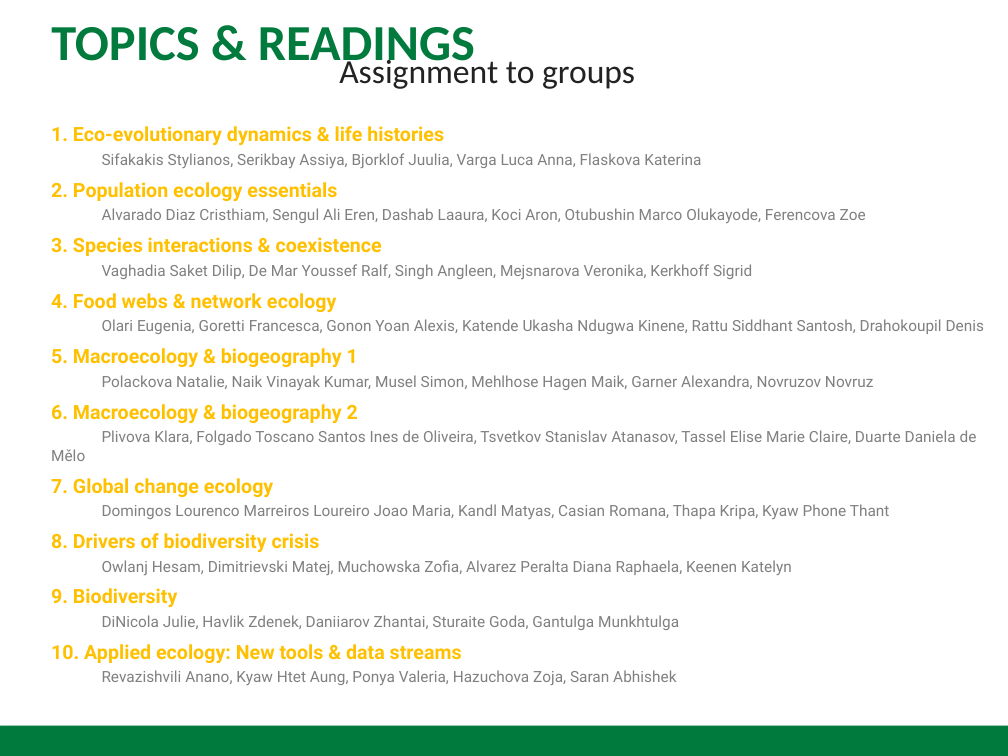
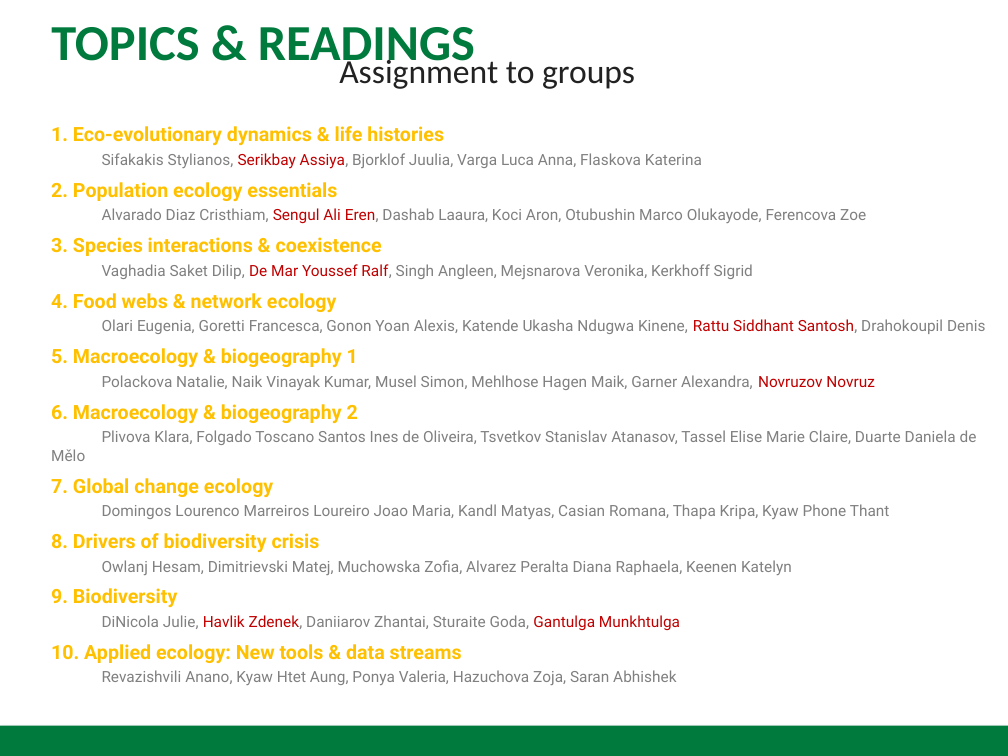
Before and after one commit to MartinBulla/Ecology_Fund_Gen, a slide deck: slide 17 of _Lectures/2026_Ecology_Lecture_1_Course_Intro.pptx. Drawn at 1008x756 pixels with LibreOffice and Linux fonts; fonts in the diff are those of the drawing. Boxes give left, top, right and bottom in pixels: in the first picture for what was removed or moved away, otherwise in the second. Text is boxed around its words. In the diff, an @@ line names an element or a change of style, - is before the commit and + after.

```diff
--- a/_Lectures/2026_Ecology_Lecture_1_Course_Intro.pptx
+++ b/_Lectures/2026_Ecology_Lecture_1_Course_Intro.pptx
@@ text at box(102, 153, 986, 630): text colour #808080 to #C00000 in "Serikbay Assiya,", "Sengul Ali Eren,", "De Mar Youssef Ralf,", "Rattu Siddhant Santosh," and 2 more places @@
```
